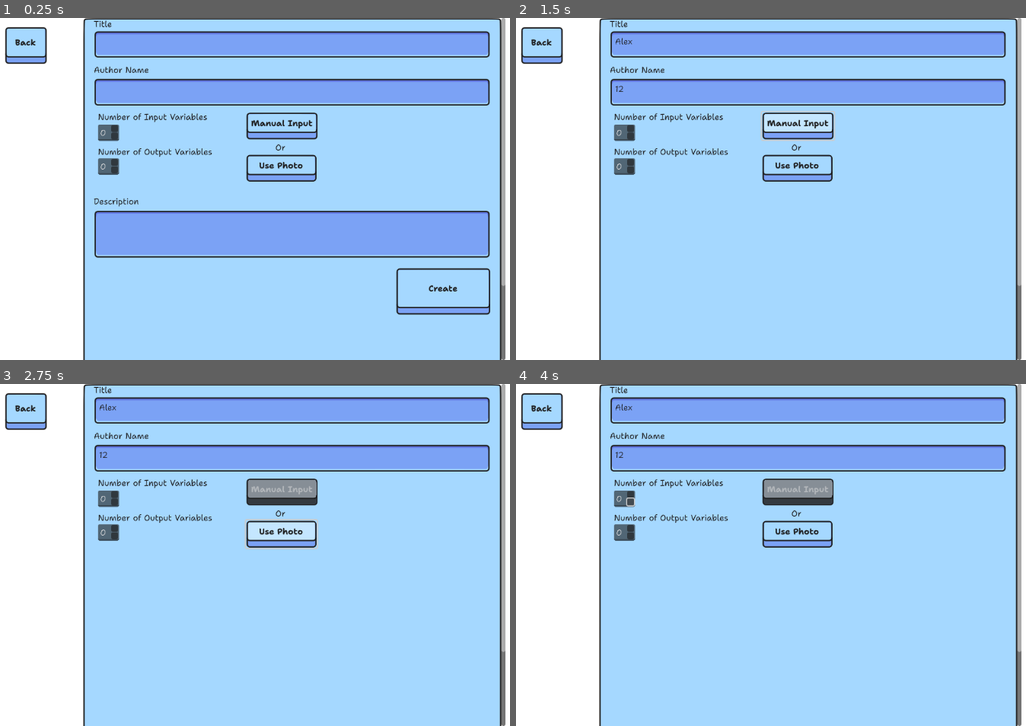
Above: before the commit, frames 1-4 (two rows, left to right).
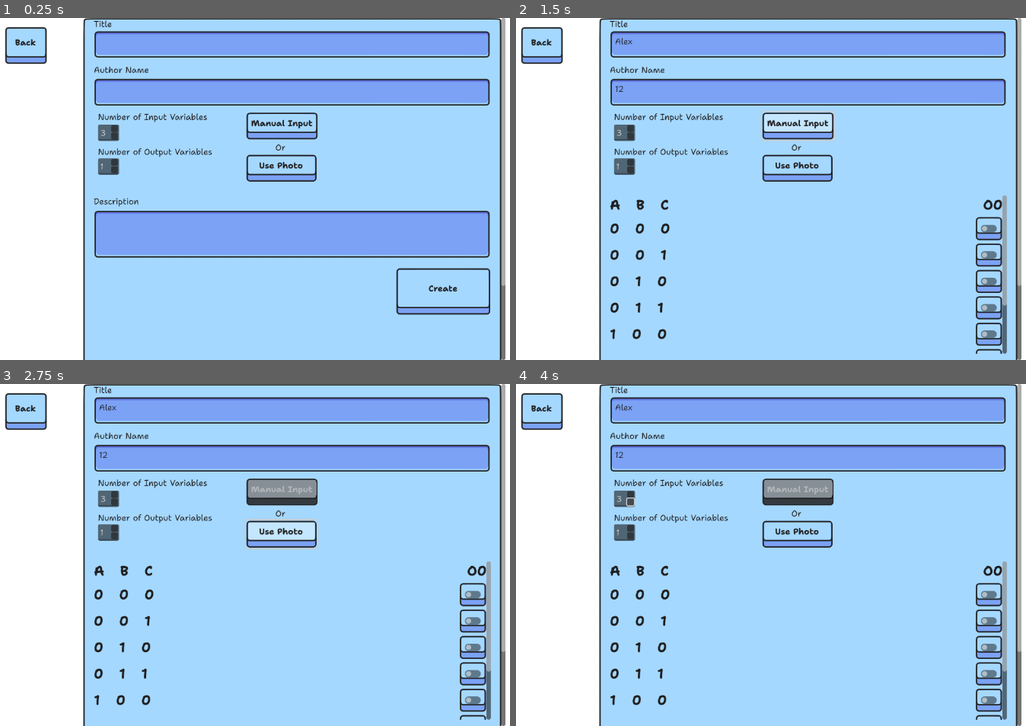
Above: after the commit, the same moments.

Repository: sininen-blue/logic-gate-tesseract
Game: Godot game, scene res://ui/custom_levels/create_custom_level.tscn
Two runs of this game, one before a commit and one after it. Both use one fixed random seed, a clock stepped at 60 frames per second and the inputs below. This scene is started directly instead of the project's main scene.
Inputs (mouse positions are in pixels of both pictures, inside the frame that each line leads up to):
- Up to frame 1 (0.25 s): no input
- Up to frame 2 (1.5 s): click (806, 45) at 0.52 s; type "Alex" at 0.6 s; click (806, 93) at 0.75 s; type "12" at 0.83 s; click (806, 233) at 0.98 s; type "12" at 1.07 s; click "Manual Input" at 1.25 s
- Up to frame 3 (2.75 s): click "Use Photo" at 2 s
- Up to frame 4 (4 s): click (628, 493) at 2.77 s; click (628, 500) at 3.52 s

The runs differ from the first frame. In frame 1, less than 0.1% of the frame differs, in the area x 19-21%, y 32-45%; in frame 2, 2.3%, in the area x 18-97%, y 32-99%; in frame 3, 2.3%; in frame 4, 2.3%.

Commit message:
truth table now works kinda close enough

Diff:
--- a/ui/custom_levels/create_custom_level.gd
+++ b/ui/custom_levels/create_custom_level.gd
@@ -12,13 +12,13 @@
 
 @onready var error_panel: Panel = %ErrorPanel
 @onready var create_button: Button = %CreateButton
-@onready var confirmation_dialog: ConfirmationDialog = $ConfirmationDialog
+#@onready var confirmation_dialog: ConfirmationDialog = $ConfirmationDialog
 
 @onready var manual_button: Button = $ScrollContainer/Panel/Main/TruthTableInputs/ManualButton
 
 @onready var input_edit: IncrementEdit = $ScrollContainer/Panel/Main/TruthTableInputs/InputEdit
 @onready var output_edit: IncrementEdit = $ScrollContainer/Panel/Main/TruthTableInputs/OutputEdit
-@onready var truth_table: ScrollContainer = $ScrollContainer/Panel/Main/TruthTable
+@onready var truth_table_container: ScrollContainer = $ScrollContainer/Panel/Main/TruthTable
 
 var exec_thread: Thread = Thread.new()
 
@@ -72,7 +72,7 @@
 		#return
 	#for i in range(len(truth_table)):
 		#truth_table[i] += output_array[i]
-	level_data["truth_table"] = truth_table
+	#level_data["truth_table"] = truth_table
 
 	var json_string : String = JSON.stringify(level_data, "\t")
 	var filename : String = title_edit.text.replace(" ", "")
@@ -102,35 +102,13 @@
 
 func _on_photo_button_pressed() -> void:
 	manual_button.disabled = true
-	#if (input_num_edit.text == "" or
-		#output_num_edit.text == ""):
-		#error_panel.show_error("input, output, and row numbers are required")
-		#return
-	#
-	#if input_num_edit.text.is_valid_int() == false:
-		#error_panel.show_error("number of inputs isn't a number")
-		#return
-	#if output_num_edit.text.is_valid_int() == false:
-		#error_panel.show_error("number of outputs isn't a number")
-		#return
-	#
-	#if int(input_num_edit.text) > 6:
-		#error_panel.show_error("Game does not support more than 6 input variables")
-		#return
-	#
-	#if int(output_num_edit.text) > 6:
-		#error_panel.show_error("Game does not support more than 6 outputs variables")
-		#return
-		#confirmation_dialog.visible = true
-	#else:
-		#file_dialog.visible = true
-		#file_dialog.add_filter("*.jpg, *.jpeg, *.png", "Images")
 
+	if input_edit.count < 1 and output_edit.count < 1:
+		error_panel.show_error("input and outputs are required")
+		return
 
-func _on_confirmation_dialog_confirmed() -> void:
 	file_dialog.visible = true
 	file_dialog.add_filter("*.jpg, *.jpeg, *.png", "Images")
-
 
 func _on_file_dialog_file_selected(image_path: String) -> void:
 	var err: Error = exec_thread.start(download.bind(image_path))
@@ -145,33 +123,31 @@
 	if exec_thread.is_alive():
 		animation_player.play("loading")
 		spinner_sprite.visible = true
-		#truth_table_edit.editable = false
 		create_button.disabled = true
 	else:
 		spinner_sprite.visible = false
-		#truth_table_edit.editable = true
 		create_button.disabled = false
 
 		var truth_table: Array = exec_thread.wait_to_finish()
-		#for row: String in truth_table.slice(1, truth_table.size()):
-			#truth_table_edit.text += row.right(output_count)+"\n"
+		truth_table = truth_table.slice(1, truth_table.size())
+		truth_table_container.visible = true
+		truth_table_container.make_table(input_count, output_count)
+		truth_table_container.set_outputs(output_count, truth_table)
 
 
 func download(image_path: String) -> Array:
 	var output: Array = []
 
-	#input_count = int(input_num_edit.text)
-	#output_count = int(output_num_edit.text)
+	var program_path: String = "ocr/dist/ocr.exe"
+	var column_count: int = input_count+output_count
 
-	var program_path: String = "ocr/dist/ocr.exe"
-	#var column_count: int = input_count+output_count
+	var args: Array = [image_path, "-c", column_count, "-i", input_count]
+	if DataManager.settings["use_path"] == false:
+		args.append("-a")
+		args.append(DataManager.settings["tesseract_path"])
 
-	#var args: Array = [image_path, "-c", column_count, "-i", input_count]
-	#if DataManager.settings["use_path"] == false:
-		#args.append("-a")
-		#args.append(DataManager.settings["tesseract_path"])
-	#
-	#OS.execute(program_path, args, output, false, false)
+	var exit_code: int = OS.execute(program_path, args, output, false, false)
+	print(exit_code)
 
 	var json_string: String = output[0].get_slice("\n", 0)
 	var truth_table: Array = JSON.parse_string(json_string)["truth_table"]
@@ -180,17 +156,17 @@
 
 
 func _on_manual_button_pressed() -> void:
-	truth_table.visible = true
-	truth_table.make_table(input_count, output_count)
+	truth_table_container.visible = true
+	truth_table_container.make_table(input_count, output_count)
 
 
 func _on_input_edit_count_changed(new_count: int) -> void:
 	input_count = new_count
-	if truth_table.visible:
-		truth_table.make_table(input_count, output_count)
+	if truth_table_container.visible:
+		truth_table_container.make_table(input_count, output_count)
 
 
 func _on_output_edit_count_changed(new_count: int) -> void:
 	output_count = new_count
-	if truth_table.visible:
-		truth_table.make_table(input_count, output_count)
+	if truth_table_container.visible:
+		truth_table_container.make_table(input_count, output_count)
--- a/ui/custom_levels/create_custom_level.tscn
+++ b/ui/custom_levels/create_custom_level.tscn
@@ -186,6 +186,7 @@
 offset_top = 28.0
 offset_right = 48.0
 offset_bottom = 59.0
+count = 3
 
 [node name="OutputEdit" parent="ScrollContainer/Panel/Main/TruthTableInputs" instance=ExtResource("4_x3g33")]
 layout_mode = 1
@@ -193,6 +194,7 @@
 offset_top = 92.0
 offset_right = 48.0
 offset_bottom = 123.0
+count = 1
 
 [node name="ManualButton" type="Button" parent="ScrollContainer/Panel/Main/TruthTableInputs"]
 layout_mode = 0
@@ -266,10 +268,6 @@
 libraries = {
 "": SubResource("AnimationLibrary_u8oaj")
 }
-
-[node name="ConfirmationDialog" type="ConfirmationDialog" parent="."]
-initial_position = 2
-size = Vector2i(200, 116)
 
 [connection signal="file_selected" from="FileDialog" to="." method="_on_file_dialog_file_selected"]
 [connection signal="count_changed" from="ScrollContainer/Panel/Main/TruthTableInputs/InputEdit" to="." method="_on_input_edit_count_changed"]
@@ -277,4 +275,3 @@
 [connection signal="pressed" from="ScrollContainer/Panel/Main/TruthTableInputs/ManualButton" to="." method="_on_manual_button_pressed"]
 [connection signal="pressed" from="ScrollContainer/Panel/Main/TruthTableInputs/PhotoButton" to="." method="_on_photo_button_pressed"]
 [connection signal="pressed" from="BackButton" to="." method="_on_back_button_pressed"]
-[connection signal="confirmed" from="ConfirmationDialog" to="." method="_on_confirmation_dialog_confirmed"]
--- a/ui/custom_levels/table_row.gd
+++ b/ui/custom_levels/table_row.gd
@@ -17,3 +17,19 @@
 	for output in output_count:
 		var new_check: CheckButton = CheckButton.new()
 		add_child(new_check)
+
+func set_output(output_string: String) -> void:
+	var children: Array[Node] = get_children()
+	var buttons: Array = children.filter(is_check_button)
+
+	if len(output_string) == len(buttons):
+		print("nice")
+
+	var index: int = 0
+	for button in buttons:
+		var convBool: bool = bool(int(output_string[index]))
+		index += 1
+		button.button_pressed = convBool
+
+func is_check_button(node: Node) -> bool:
+	return node is CheckButton
--- a/ui/custom_levels/truth_table.gd
+++ b/ui/custom_levels/truth_table.gd
@@ -30,6 +30,16 @@
 			child.queue_free()
 
 
+func set_outputs(output_count: int, target: Array) -> void:
+	var index: int = 0
+
+	for row in truth_table.get_children():
+		if row.name == "TableHeading":
+			continue
+		row.set_output(target[index].right(output_count))
+		index += 1
+
+
 func generate_truth_table(start_count : int) -> Array[String]:
 	var num_rows : int = int(pow(2, start_count))
 	var output : Array[String]
--- a/ui/custom_levels/truth_table.tscn
+++ b/ui/custom_levels/truth_table.tscn
@@ -4,7 +4,7 @@
 [ext_resource type="Script" path="res://ui/custom_levels/truth_table.gd" id="1_rh6op"]
 
 [node name="TruthTable" type="ScrollContainer"]
-custom_minimum_size = Vector2(0, 200)
+custom_minimum_size = Vector2(300, 200)
 size_flags_horizontal = 3
 script = ExtResource("1_rh6op")
 
